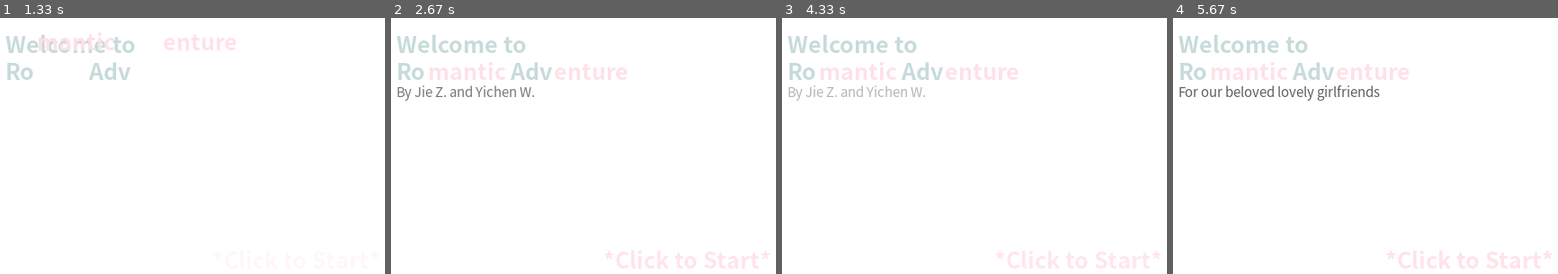
Above: before the commit, frames 1-4 (left to right).
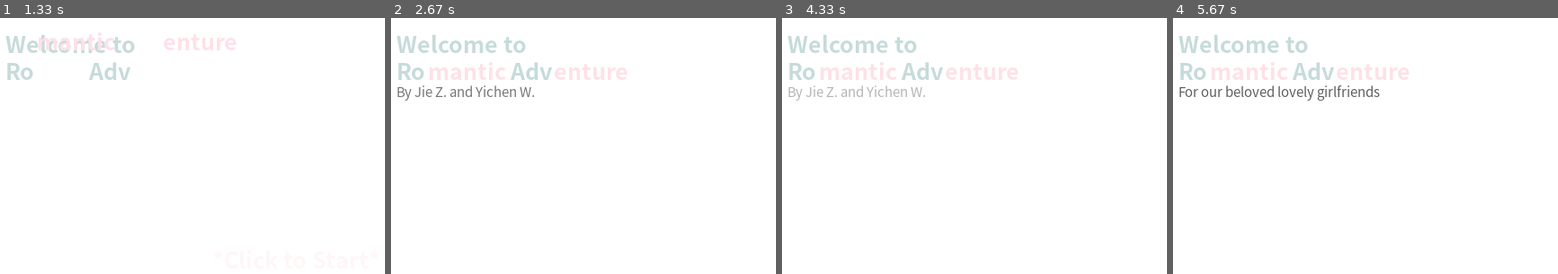
Above: after the commit, the same moments.

Repository: Pitrick3141/RoAdv
Game: pygame game, started from main.py
Two runs of this game, one before a commit and one after it. Both use one fixed random seed, a clock stepped at 60 frames per second and the inputs below.
Inputs (mouse positions are in pixels of both pictures, inside the frame that each line leads up to):
- Up to frame 1 (1.33 s): click (304, 243) at 0.38 s
- Up to frame 2 (2.67 s): no input
- Up to frame 3 (4.33 s): no input
- Up to frame 4 (5.67 s): no input

Frame 1 is identical in both runs. In frame 2, 0.8% of the frame differs, in the area x 55-99%, y 90-98%; in frame 3, 0.7%; in frame 4, 0.8%.

Commit message:
Add Notes

Diff:
--- a/FormHome.py
+++ b/FormHome.py
@@ -26,11 +26,13 @@
         self.stage = 0
         self.enter_stage = [pygame.time.get_ticks()]
 
-        debug("主页面初始化完成", type='success', who=self.__class__.__name__)
+        debug("开始页面初始化完成", type='success', who=self.__class__.__name__)
+        debug("新的开始", type='Jie_Z')
 
     def next_stage(self):
         # 进入下一个阶段
         self.stage += 1
+        # 记录阶段开始的时间
         self.enter_stage.append(pygame.time.get_ticks())
 
     def get_span(self):
@@ -39,23 +41,38 @@
 
     def show_text(self, content: str, x, y, **kwargs):
         # 在主页面上显示文本
+
+        # 可选参数
+        # 颜色 默认 title_blue
         color = kwargs.get('color') if 'color' in kwargs.keys() else globles.title_blue
+        # 透明度 默认 255
         alpha = kwargs.get('alpha') if 'alpha' in kwargs.keys() else 255
+        # 大小 默认 25
         size = kwargs.get('size') if 'size' in kwargs.keys() else 25
+        # 是否加粗 默认 是
         is_bold = kwargs.get('bold') if 'bold' in kwargs.keys() else True
+        # 是否斜体 默认 否
         is_italic = kwargs.get('italic') if 'italic' in kwargs.keys() else False
+
+        # 字体 微软雅黑
         font = pygame.font.SysFont('Microsoft Yahei', size, is_bold, is_italic)
+
+        # 文字渲染 抗锯齿开启
         text = font.render(content, True, color)
+
+        # 设置文字透明度
         text.set_alpha(alpha)
+
+        # 在屏幕上显示文字
         self.screen.blit(text, [x, y])
-        return text
-
-    # 显示主页面
+
+    # 显示开始页面
     def display_screen(self):
 
-        debug("进入主页面循环体", who=self.__class__.__name__)
-
-        # 动画参数
+        debug("进入开始页面循环体", who=self.__class__.__name__)
+        debug("生命中每一个伟大都源于一次尝试。", type='Jie_Z')
+
+        # 动画参数，用于文本动画等
         ro_x = 20
         man_y = -50
         adv_x = 55
@@ -65,31 +82,45 @@
         about_alpha = 0
         reverse = 0
 
-        # 循环文本
+        # 循环文本列表
         about_texts = ["By Jie Z. and Yichen W.",
                        "For our beloved lovely girlfriends",
                        "Happy Birthday!",
                        "生日快乐！"]
+
+        # 当前显示的循环文本序号
         about_index = 0
+        # 用于循环文本动画的参数
         about_reverse = 0
+        # 是否已经完成一次循环
+        about_finished = False
 
         # 主循环体
         while not self.done:
-            # 检测退出页面
+            # 事件循环处理
             for event in pygame.event.get():
+                # 退出程序
                 if event.type == pygame.QUIT:
                     self.done = True
+                # 点击鼠标
                 if event.type == pygame.MOUSEBUTTONDOWN:
                     if self.stage == 0:
                         click_alpha = 255
                         reverse = 0
                         pygame.display.set_caption("RomanticAdventure-Home")
                         self.next_stage()
+                        debug(
+                            "加东时间八月十日晚上八点四十五分，我和王老师开始走出生命中那已经拿下的九十一分，我们开始向着那真正璀璨的九分迈进。",
+                            type='Jie_Z')
+                    if self.stage >= 2:
+                        self.done = True
+                        debug("希望一路顺利。", type='Jie_Z')
 
             # 主页面背景
             self.screen.fill(globles.white)
 
             # 根据阶段改变文本参数
+            # 阶段0 点击开始提示闪烁
             if self.stage == 0:
                 if reverse == 0:
                     click_alpha += 5
@@ -98,6 +129,7 @@
                 elif click_alpha > 255 or click_alpha < 50:
                     reverse *= -1
                 click_alpha += 5 * reverse
+            # 阶段1 文字移动，显示全部标题，点击开始提示交替变色，逐渐消失
             elif self.stage == 1:
                 click_color = globles.title_blue if self.get_span() // 100 % 2 == 0 else globles.title_red
                 adv_x += 1
@@ -108,7 +140,8 @@
                     click_alpha -= 3
                 if self.get_span() >= 1500:
                     self.next_stage()
-            elif self.stage == 2:
+            # 阶段2 完成一次文本循环后点击开始提示重新出现并闪烁
+            elif self.stage == 2 and about_finished:
                 if reverse == 0:
                     click_alpha += 5
                     if click_alpha > 255:
@@ -116,6 +149,7 @@
                 elif click_alpha > 255 or click_alpha < 50:
                     reverse *= -1
                 click_alpha += 5 * reverse
+            # 阶段2后 关于文本出现，闪烁并循环
             if self.stage >= 2:
                 self.show_text(about_texts[about_index], 20, 70, color=globles.black, alpha=about_alpha, size=15, bold=False)
                 if about_reverse == 0:
@@ -131,21 +165,25 @@
                     if about_index < len(about_texts) - 1:
                         about_index += 1
                     else:
+                        # 完成一次循环
                         about_index = 0
+                        about_finished = True
                 about_alpha += 3 * about_reverse
 
-            # 主页面欢迎文本
+            # 开始页面标题文本
             self.show_text("Welcome to", 20, 10)
             self.show_text("Ro", ro_x, 40)
+            self.show_text("mantic", 55, man_y, color=globles.title_red)
             self.show_text("Adv", adv_x, 40)
+            self.show_text("enture", 195, en_y, color=globles.title_red)
+
+            # 点击开始提示文本
             self.show_text("*Click to Start*", 250, 250, color=click_color, alpha=click_alpha)
-            self.show_text("mantic", 55, man_y, color=globles.title_red)
-            self.show_text("enture", 195, en_y, color=globles.title_red)
 
             # 更新页面
             pygame.display.flip()
 
-            # 设定更新速率
+            # 设定页面更新速率
             self.clock.tick(60)
 
         # 关闭页面
@@ -153,9 +191,11 @@
 
 
 def init():
+    # 初始化开始页面
     global form_home
     form_home = FormHome()
 
 
 def display():
+    # 显示开始页面
     form_home.display_screen()
--- a/debugOutp.py
+++ b/debugOutp.py
@@ -31,8 +31,13 @@
     # 成功信息
     elif kwargs.get('type') == 'success':
         output_message = " [Success@{}] {}".format(info_from, text)
+    elif kwargs.get('type') == 'Jie_Z':
+        output_message = " [Jie Zhang] {}".format(text)
+    elif kwargs.get('type') == 'Yichen_W':
+        output_message = " [Yichen Wang] {}".format(text)
     # 其他信息
     else:
         output_message = " [Info@{}] {}".format(info_from, text)
 
+    # 输出调试信息
     print(current_time + output_message)
--- a/globles.py
+++ b/globles.py
@@ -1,4 +1,3 @@
-import pygame
 # 全局变量
 
 """
@@ -23,12 +22,3 @@
 """
 
 screen_size = (700, 500)
-
-"""
-字体
-"""
-
-
-def show_text(screen, content: str, font, x, y):
-    text = font.render(content, True, black)
-    screen.blit(text, [x, y])
--- a/main.py
+++ b/main.py
@@ -1,13 +1,7 @@
 import FormHome
 
 if __name__ == '__main__':
+    # 初始化开始页面
     FormHome.init()
+    # 显示开始页面
     FormHome.display()
-
-print("新的开始")
-
-print("生命中每一个伟大都源于一次尝试。")
-
-print("加东时间八月十日晚上八点四十五分，我和王老师开始走出生命中那已经拿下的九十一分，我们开始向着那真正璀璨的九分迈进。")
-
-print("希望一路顺利。")
